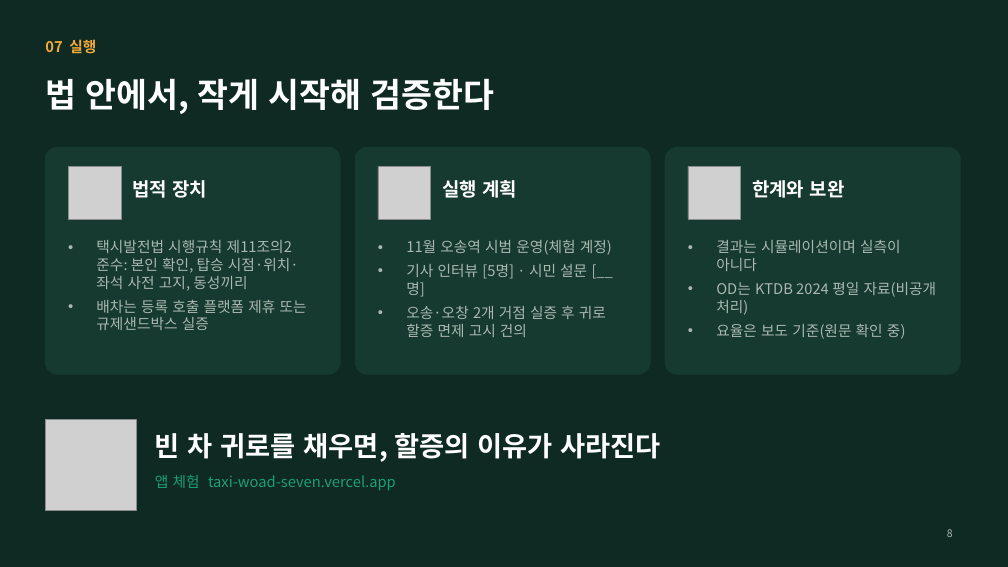
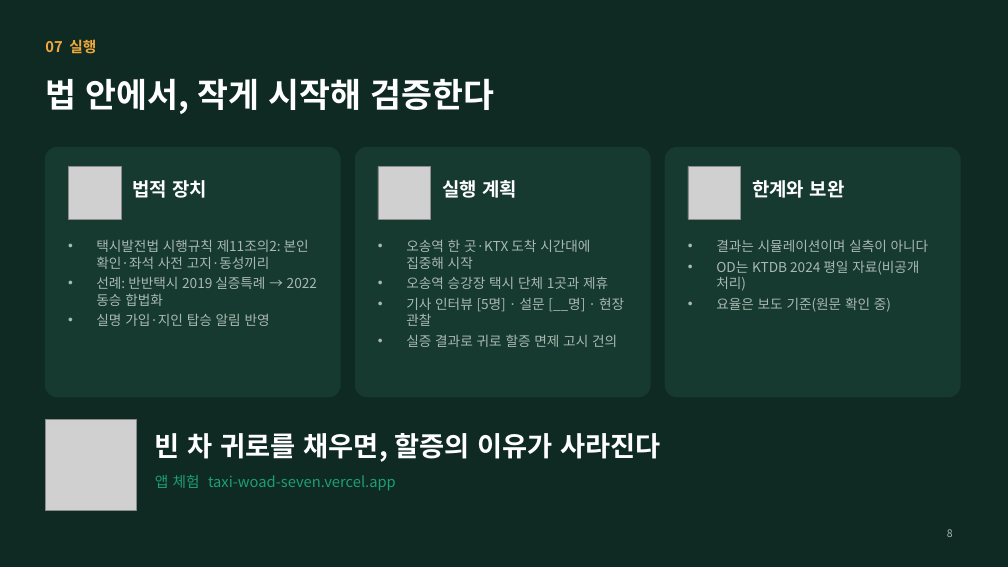
Before and after one commit to gysosm-glitch/TAXI, a slide deck: slide 8 of presentation/쉐어택_캡스톤발표.pptx. Drawn at 1008x567 pixels with LibreOffice and Linux fonts; fonts in the diff are those of the drawing; grey boxes stand for pictures. Boxes give left, top, right and bottom in pixels: in the first picture for what was removed or moved away, otherwise in the second. Text is boxed around its words. In the diff, an @@ line names an element or a change of style, - is before the commit and + after.

```diff
--- a/presentation/쉐어택_캡스톤발표.pptx
+++ b/presentation/쉐어택_캡스톤발표.pptx
@@ rounded rectangle: place and size @@
-rounded rectangle at <box>45,147,340,374</box>
+rounded rectangle at <box>45,147,340,397</box>
@@ rounded rectangle: place and size @@
-rounded rectangle at <box>355,147,650,374</box>
+rounded rectangle at <box>355,147,650,397</box>
@@ proportions changed in 3 elements at <box>45,147,340,397</box>, <box>355,147,650,397</box>, <box>665,147,960,397</box> @@
@@ rounded rectangle: place and size @@
-rounded rectangle at <box>665,147,960,374</box>
+rounded rectangle at <box>665,147,960,397</box>
@@ text at <box>96,239,317,326</box>: text changed; size 14 to 13 pt @@
-• 택시발전법 시행규칙 제11조의2 준수: 본인 확인, 탑승 시점·위치·좌석 사전 고지, 동성끼리
-• 배차는 등록 호출 플랫폼 제휴 또는 규제샌드박스 실증
+• 택시발전법 시행규칙 제11조의2: 본인 확인·좌석 사전 고지·동성끼리
+• 선례: 반반택시 2019 실증특례 → 2022 동승 합법화
+• 실명 가입·지인 탑승 알림 반영
@@ text "결과는 시뮬레이션이며 실측이 아니다" at <box>716,239,929,312</box>: size 14 to 13 pt; less space between paragraphs @@
@@ text at <box>406,276,624,347</box>: text changed; size 14 to 13 pt @@
-• 11월 오송역 시범 운영(체험 계정)
-• 기사 인터뷰 [5명] · 시민 설문 [__명]
-• 오송·오창 2개 거점 실증 후 귀로 할증 면제 고시 건의
+• 오송역 한 곳·KTX 도착 시간대에 집중해 시작
+• 오송역 승강장 택시 단체 1곳과 제휴
+• 기사 인터뷰 [5명] · 설문 [__명] · 현장 관찰
+• 실증 결과로 귀로 할증 면제 고시 건의
```
Also in this commit, not shown: 3 other slides changed, 36 other files.
